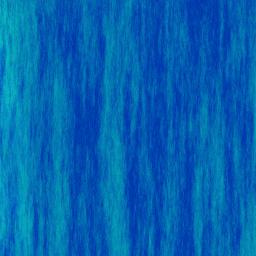
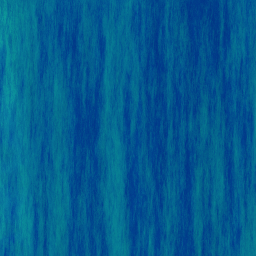
Two versions of the same layered image (256 x 256). Layer-by-layer changes:
pixels changed over [0, 0, 256, 256] (layer not identified)
